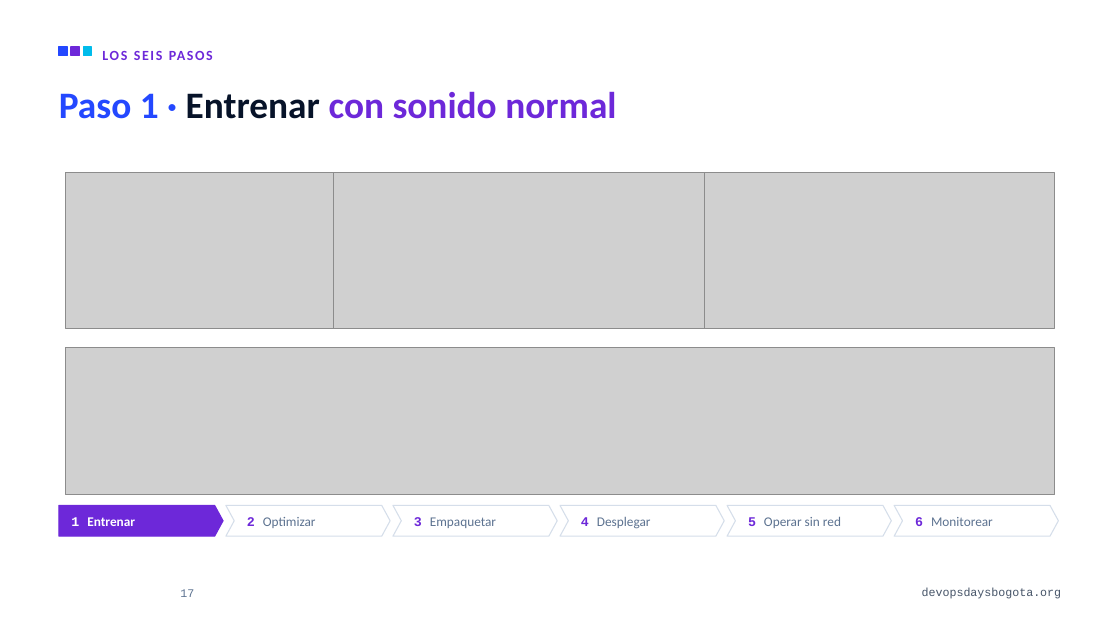
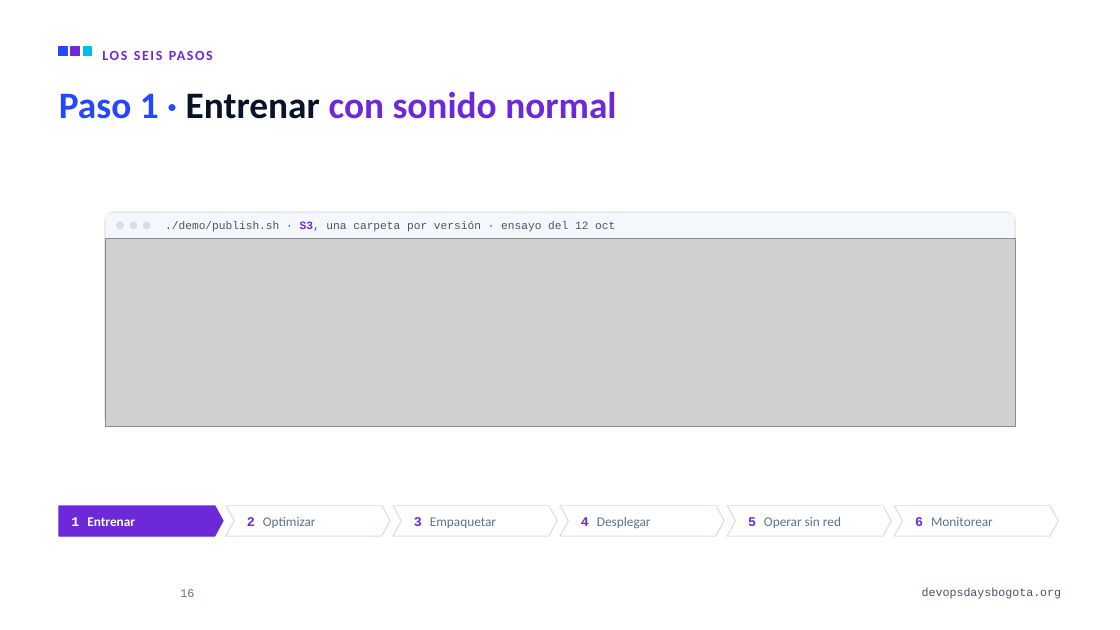
Before and after one commit to alejandro945/mlops-a-ciegas, a slide deck: slide 16 of talk/MLOps-a-ciegas-DevOpsDays-Bogota-2026.pptx (slide 17 before the commit). Drawn at 1120x630 pixels with LibreOffice and Linux fonts; fonts in the diff are those of the drawing; grey boxes stand for pictures; background and template pictures are left out. Boxes give left, top, right and bottom in pixels: in the first picture for what was removed or moved away, otherwise in the second. Text is boxed around its words. In the diff, an @@ line names an element or a change of style, - is before the commit and + after.

```diff
--- a/talk/MLOps-a-ciegas-DevOpsDays-Bogota-2026.pptx
+++ b/talk/MLOps-a-ciegas-DevOpsDays-Bogota-2026.pptx
@@ picture removed at box(66, 173, 336, 329) @@
@@ picture removed at box(334, 173, 707, 329) @@
@@ picture removed at box(705, 173, 1055, 329) @@
@@ group added at box(0, 133, 1120, 505): 4 rounded rectangles, 2 rectangles, 1 text, 1 picture @@
+./demo/publish.sh · S3, una carpeta por versión · ensayo del 12 oct
@@ picture removed at box(66, 348, 1055, 495) @@
@@ page number at box(180, 589, 194, 597): text changed @@
-17
+16
```
Also in this commit, not shown: 8 other slides changed, 2 slides added, 3 slides removed, 15 other files.
